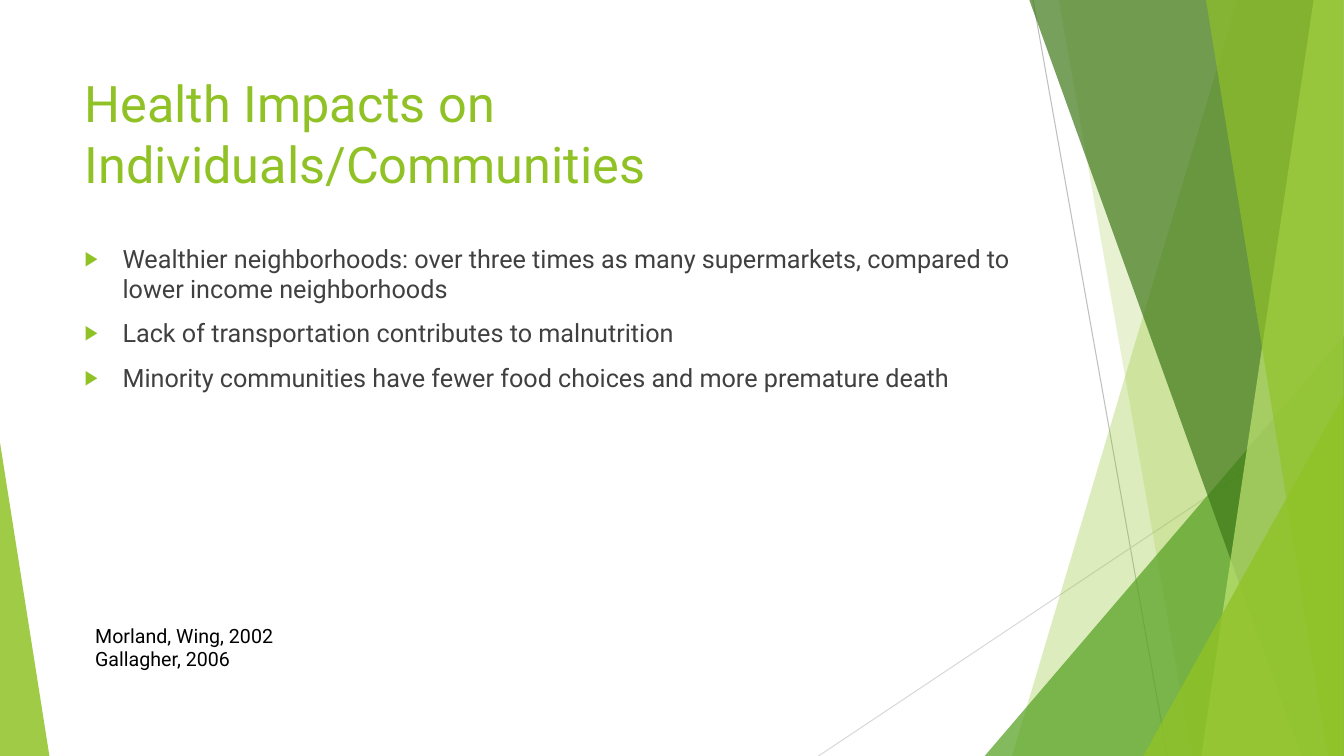
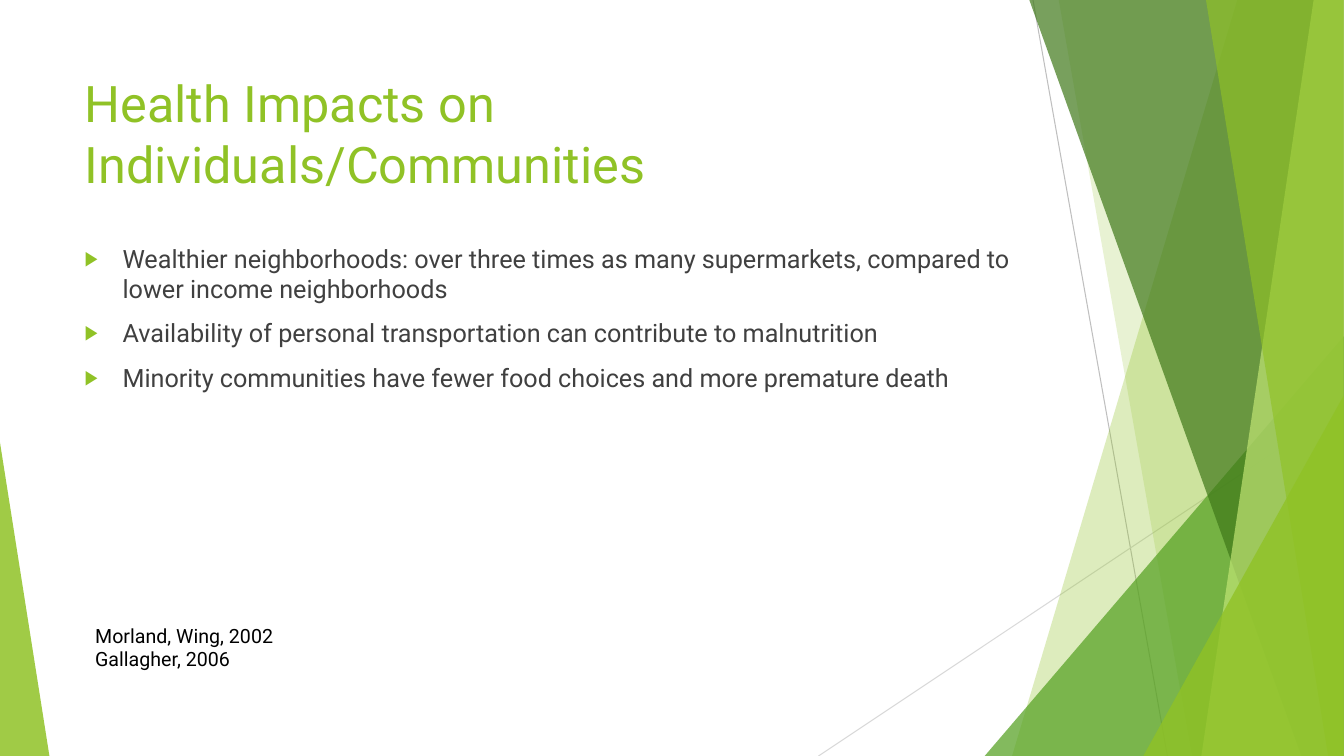
Before and after one commit to latestnight/capstone, a slide deck: slide 3 of food_desert_pp.pptx (slide 4 before the commit). Drawn at 1344x756 pixels with LibreOffice and Linux fonts; fonts in the diff are those of the drawing. Boxes give left, top, right and bottom in pixels: in the first picture for what was removed or moved away, otherwise in the second. Text is boxed around its words. In the diff, an @@ line names an element or a change of style, - is before the commit and + after.

```diff
--- a/food_desert_pp.pptx
+++ b/food_desert_pp.pptx
@@ text at (x1=123, y1=323, x2=878, y2=348): text changed @@
-▶ Lack of transportation contributes to malnutrition
+▶ Availability of personal transportation can contribute to malnutrition
```
Also in this commit, not shown: 6 other slides changed, 6 slides added, 7 slides removed, 13 other files.
